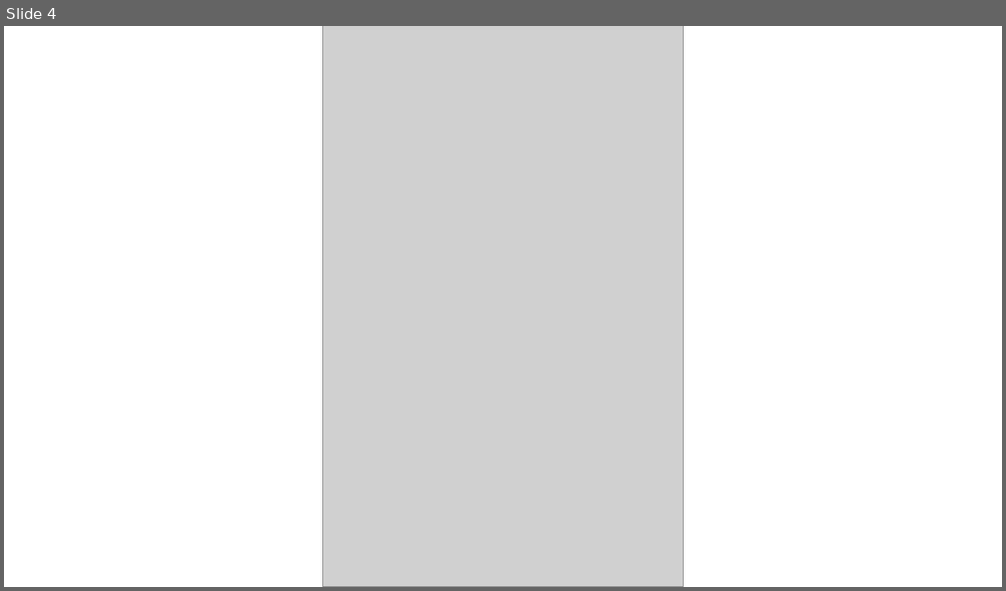
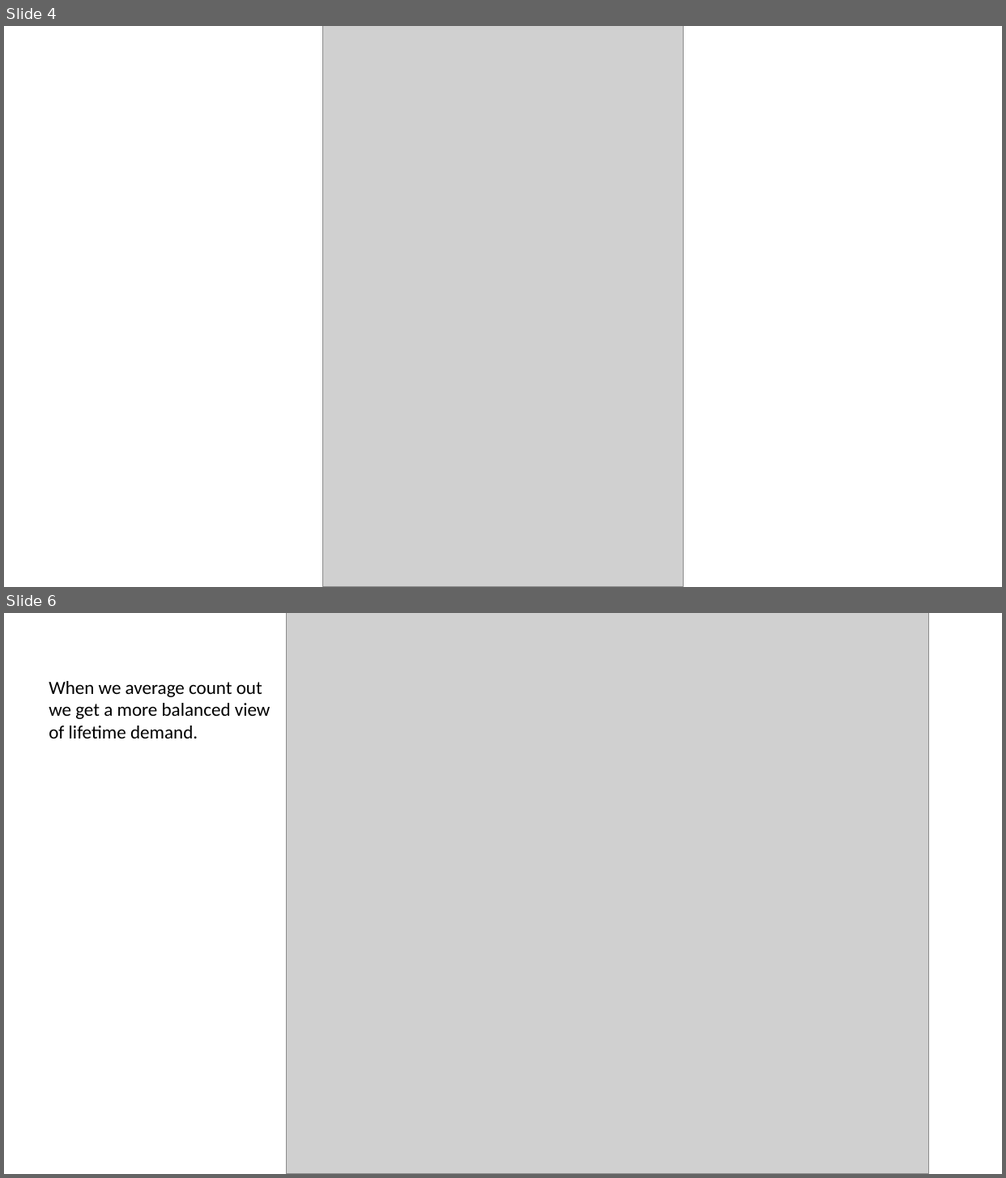
Before and after one commit to mwehner2022/Retail_Analysis, a slide deck: Ethnicity.pptx. Shown one above the other, each under a label of ours: slide 4 before the commit, slides 4 and 6 after it; the slides between them are not shown. The pictures are 1006x591 and 1006x1178 pixels, drawn with LibreOffice and Linux fonts; fonts in the diff are those of the drawing; grey boxes stand for pictures. Boxes give left, top, right and bottom in pixels: in the first picture for what was removed or moved away, otherwise in the second. Text is boxed around its words. In the diff, an @@ line names an element or a change of style, - is before the commit and + after.

```diff
--- a/Ethnicity.pptx
+++ b/Ethnicity.pptx
@@ slide 6 added at (4,613,1002,1174), background #FFFFFF @@
@@ picture added at (286,613,928,1174) @@
@@ text added at (49,681,270,739), 18 pt, text #000000 @@
+When we average count out
+we get a more balanced view
+of lifetime demand.
```
Also in this commit, not shown: 8 other slides added, 9 slides removed.
